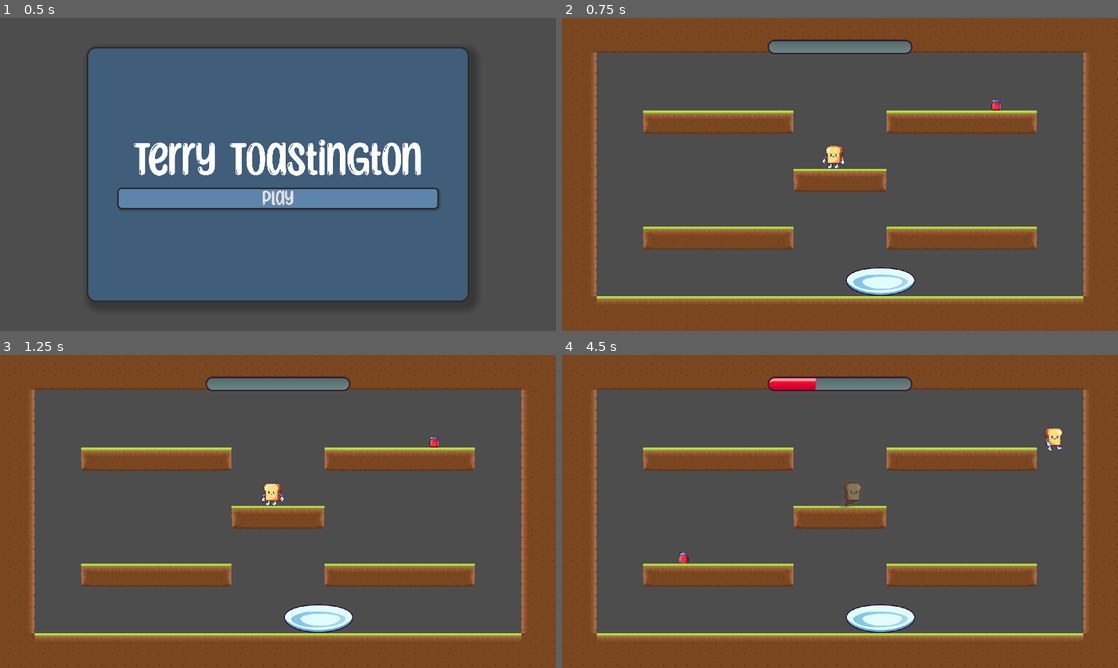
Above: before the commit, frames 1-4 (two rows, left to right).
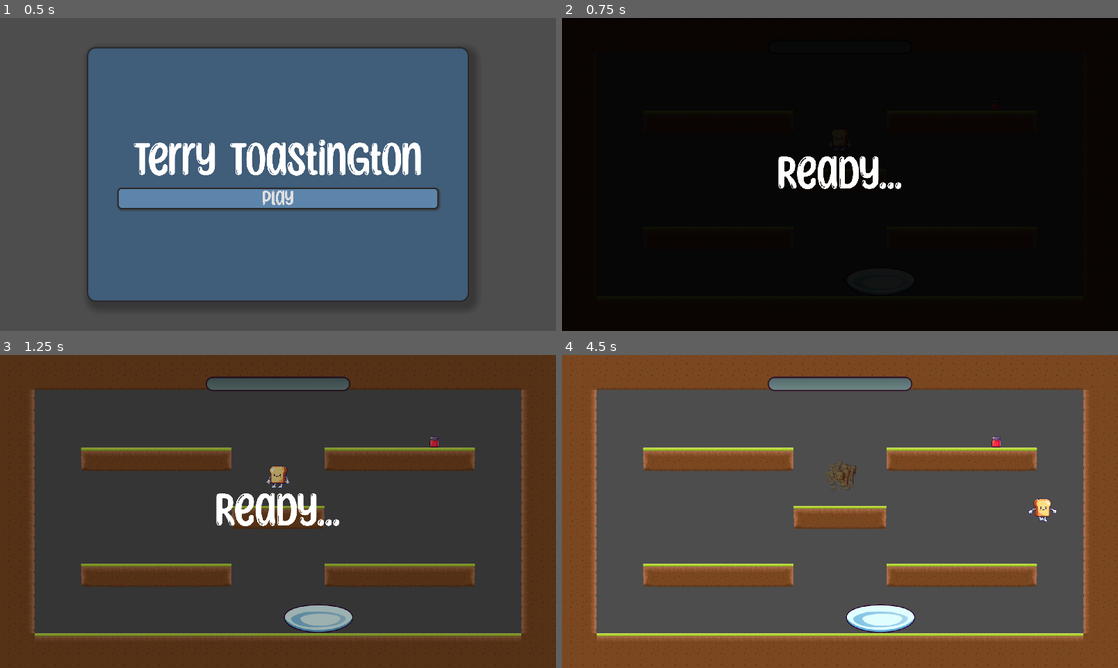
Above: after the commit, the same moments.

Repository: Alliance-of-Numpties/terry-toastington
Game: Godot game, scene res://scenes/home_menu.tscn
Same seed, same stepped clock (60 frames per second), same inputs: the game is played once before the commit and once after it.
Inputs (mouse positions are in pixels of both pictures, inside the frame that each line leads up to):
- Up to frame 1 (0.5 s): no input
- Up to frame 2 (0.75 s): click "Play" at 0.5 s
- Up to frame 3 (1.25 s): no input
- Up to frame 4 (4.5 s): move the mouse to (962, 495) at 1.27 s; press the mouse at (962, 495) at 1.28 s; hold D (right) 1.28-2.78 s; tap Space (jump) at 1.52, 2.27, 3.77 s; move the mouse to (728, 527) at 2.02 s; release the mouse at (728, 527) at 2.03 s; click (728, 527) at 2.1 s; move the mouse to (895, 442) at 2.77 s; press the mouse at (895, 442) at 2.78 s; hold A (left) 2.78-3.53 s; move the mouse to (812, 574) at 3.52 s; release the mouse at (812, 574) at 3.53 s; hold D (right) from 3.53 s (still down); click (812, 574) at 3.6 s; move the mouse to (1006, 558) at 4.27 s; press the mouse at (1006, 558) at 4.28 s

Frame 1 is identical in both runs. In frame 2, 100% of the frame differs, in the area x 0-100%, y 0-100%; in frame 3, 43%; in frame 4, 1.2%.

Commit message:
Add ghoast spawn warnings and level transitions

Diff:
--- a/scenes/emptylevel.tscn
+++ b/scenes/emptylevel.tscn
@@ -16,7 +16,7 @@
 spawn_marker = NodePath("../PlayerSpawnMarker")
 
 [node name="PlayerSpawnMarker" type="Node2D" parent="."]
-position = Vector2(960, 540)
+position = Vector2(960, 420)
 
 [node name="Jam Spawner" type="Node2D" parent="."]
 script = ExtResource("3_m6ya1")
--- a/scenes/ghoast.tscn
+++ b/scenes/ghoast.tscn
@@ -1,10 +1,11 @@
-[gd_scene load_steps=7 format=3 uid="uid://capfidy20shne"]
+[gd_scene load_steps=8 format=3 uid="uid://capfidy20shne"]
 
 [ext_resource type="Script" path="res://scripts/PlayerPathFollow.gd" id="1_era5s"]
 [ext_resource type="Script" path="res://scripts/Ghoast.gd" id="2_vpscq"]
 [ext_resource type="Texture2D" uid="uid://e8cskehwuib0" path="res://toast_parts/toast/Body.PNG" id="3_kpqf8"]
 [ext_resource type="Texture2D" uid="uid://csoik5unhon24" path="res://toast_parts/toast/GhoastTrail.PNG" id="4_m3j7g"]
 [ext_resource type="Texture2D" uid="uid://bqi5gpcbwqb7u" path="res://toast_parts/toast/GhoastEffect.PNG" id="5_c582s"]
+[ext_resource type="AudioStream" uid="uid://bigegy2esydt4" path="res://sounds/411639__inspectorj__pop-low-a-h1.wav" id="6_aui57"]
 
 [sub_resource type="CapsuleShape2D" id="CapsuleShape2D_jwjf7"]
 radius = 28.0
@@ -37,4 +38,8 @@
 [node name="CollisionShape2D" type="CollisionShape2D" parent="Ghoast"]
 shape = SubResource("CapsuleShape2D_jwjf7")
 
+[node name="AudioStreamPlayer2D" type="AudioStreamPlayer2D" parent="."]
+stream = ExtResource("6_aui57")
+autoplay = true
+
 [connection signal="body_entered" from="Ghoast" to="Ghoast" method="_on_body_entered"]
--- a/scenes/level.gd
+++ b/scenes/level.gd
@@ -3,6 +3,7 @@
 class_name Level
 
 signal level_complete
+signal restart_level
 
 @export var target_jam_points = 3
 
@@ -13,4 +14,4 @@
 
 
 func _on_player_death():
-	get_parent().reload_current_scene()
+	restart_level.emit()
--- a/scenes/main.gd
+++ b/scenes/main.gd
@@ -9,6 +9,8 @@
 @export var home_menu_scene: PackedScene
 @export var game_complete_scene: PackedScene
 
+@onready var animation_player = $AnimationPlayer
+
 
 func _ready():
 	start_level()
@@ -16,10 +18,14 @@
 func start_level():
 	current_level_node = scenes[current_scene_index].instantiate() as Level
 	current_level_node.level_complete.connect(_on_level_complete)
+	current_level_node.restart_level.connect(_on_level_restart)
 	add_child(current_level_node)
 	# Ensure the pause menu remains on top
 	remove_child(pause_menu)
 	add_child(pause_menu)
+	get_tree().paused = true
+	animation_player.play("Start")
+
 
 func reload_current_scene():
 	remove_child(current_level_node)
@@ -51,3 +57,13 @@
 		on_game_complete()
 	else:
 		reload_current_scene()
+
+func _on_go():
+	get_tree().paused = false
+
+func _on_level_restart():
+	get_tree().paused = true
+	animation_player.play("End")
+
+func _on_end():
+	reload_current_scene()
--- a/scenes/main.tscn
+++ b/scenes/main.tscn
@@ -8,6 +8,138 @@
 [ext_resource type="PackedScene" uid="uid://c23kapshohonk" path="res://scenes/levels/level3.tscn" id="4_7t6vw"]
 [ext_resource type="PackedScene" uid="uid://45l8haq63h48" path="res://scenes/game_complete.tscn" id="4_n0ksl"]
 [ext_resource type="PackedScene" uid="uid://bskr03k7bgleo" path="res://scenes/pause_menu.tscn" id="5_w54vl"]
+[ext_resource type="Theme" uid="uid://dq20watocg4r0" path="res://uitheme.tres" id="6_i35e2"]
+
+[sub_resource type="StyleBoxFlat" id="StyleBoxFlat_pjwd2"]
+bg_color = Color(0, 0, 0, 1)
+
+[sub_resource type="Animation" id="Animation_tdcr5"]
+resource_name = "Start"
+length = 1.5
+tracks/0/type = "bezier"
+tracks/0/imported = false
+tracks/0/enabled = true
+tracks/0/path = NodePath("ReadyScreen/Panel:modulate:a")
+tracks/0/interp = 1
+tracks/0/loop_wrap = true
+tracks/0/keys = {
+"handle_modes": PackedInt32Array(0, 0),
+"points": PackedFloat32Array(1, -0.25, 0, 0.25, 0, 0, -0.25, 0, 0.25, 0),
+"times": PackedFloat32Array(0, 1)
+}
+tracks/1/type = "value"
+tracks/1/imported = false
+tracks/1/enabled = true
+tracks/1/path = NodePath("ReadyScreen/HBoxContainer/ReadyText:text")
+tracks/1/interp = 1
+tracks/1/loop_wrap = true
+tracks/1/keys = {
+"times": PackedFloat32Array(0, 1),
+"transitions": PackedFloat32Array(1, 1),
+"update": 1,
+"values": ["Ready...
+", "GO!
+"]
+}
+tracks/2/type = "bezier"
+tracks/2/imported = false
+tracks/2/enabled = true
+tracks/2/path = NodePath("ReadyScreen/HBoxContainer/ReadyText:modulate:a")
+tracks/2/interp = 1
+tracks/2/loop_wrap = true
+tracks/2/keys = {
+"handle_modes": PackedInt32Array(0, 0, 0),
+"points": PackedFloat32Array(1, -0.25, 0, 0.25, 0, 1, -0.25, 0, 0.25, 0, 2.08165e-12, -0.25, 0, 0.25, 0),
+"times": PackedFloat32Array(0, 1, 1.5)
+}
+tracks/3/type = "method"
+tracks/3/imported = false
+tracks/3/enabled = true
+tracks/3/path = NodePath(".")
+tracks/3/interp = 1
+tracks/3/loop_wrap = true
+tracks/3/keys = {
+"times": PackedFloat32Array(1),
+"transitions": PackedFloat32Array(1),
+"values": [{
+"args": [],
+"method": &"_on_go"
+}]
+}
+
+[sub_resource type="Animation" id="Animation_ehrel"]
+length = 0.001
+tracks/0/type = "bezier"
+tracks/0/imported = false
+tracks/0/enabled = true
+tracks/0/path = NodePath("ReadyScreen/Panel:modulate:a")
+tracks/0/interp = 1
+tracks/0/loop_wrap = true
+tracks/0/keys = {
+"handle_modes": PackedInt32Array(0),
+"points": PackedFloat32Array(1, -0.25, 0, 0.25, 0),
+"times": PackedFloat32Array(0)
+}
+tracks/1/type = "value"
+tracks/1/imported = false
+tracks/1/enabled = true
+tracks/1/path = NodePath("ReadyScreen/HBoxContainer/ReadyText:text")
+tracks/1/interp = 1
+tracks/1/loop_wrap = true
+tracks/1/keys = {
+"times": PackedFloat32Array(0),
+"transitions": PackedFloat32Array(1),
+"update": 1,
+"values": ["Ready...
+"]
+}
+tracks/2/type = "bezier"
+tracks/2/imported = false
+tracks/2/enabled = true
+tracks/2/path = NodePath("ReadyScreen/HBoxContainer/ReadyText:modulate:a")
+tracks/2/interp = 1
+tracks/2/loop_wrap = true
+tracks/2/keys = {
+"handle_modes": PackedInt32Array(0),
+"points": PackedFloat32Array(1, -0.25, 0, 0.25, 0),
+"times": PackedFloat32Array(0)
+}
+
+[sub_resource type="Animation" id="Animation_083y5"]
+resource_name = "End"
+length = 0.8
+tracks/0/type = "bezier"
+tracks/0/imported = false
+tracks/0/enabled = true
+tracks/0/path = NodePath("ReadyScreen/Panel:modulate:a")
+tracks/0/interp = 1
+tracks/0/loop_wrap = true
+tracks/0/keys = {
+"handle_modes": PackedInt32Array(0, 0),
+"points": PackedFloat32Array(0, -0.25, 0, 0.25, 0, 1, -0.25, 0, 0.25, 0),
+"times": PackedFloat32Array(0, 0.8)
+}
+tracks/1/type = "method"
+tracks/1/imported = false
+tracks/1/enabled = true
+tracks/1/path = NodePath(".")
+tracks/1/interp = 1
+tracks/1/loop_wrap = true
+tracks/1/keys = {
+"times": PackedFloat32Array(0.8),
+"transitions": PackedFloat32Array(1),
+"values": [{
+"args": [],
+"method": &"_on_end"
+}]
+}
+
+[sub_resource type="AnimationLibrary" id="AnimationLibrary_becjn"]
+_data = {
+"End": SubResource("Animation_083y5"),
+"RESET": SubResource("Animation_ehrel"),
+"Start": SubResource("Animation_tdcr5")
+}
 
 [node name="Main" type="Node"]
 script = ExtResource("1_eweg8")
@@ -16,9 +148,50 @@
 game_complete_scene = ExtResource("4_n0ksl")
 
 [node name="Music" parent="." instance=ExtResource("2_vim5l")]
+process_mode = 3
 
 [node name="PauseMenu" parent="." instance=ExtResource("5_w54vl")]
 visible = false
 
+[node name="ReadyScreen" type="Control" parent="."]
+process_mode = 3
+z_index = 200
+layout_mode = 3
+anchors_preset = 15
+anchor_right = 1.0
+anchor_bottom = 1.0
+grow_horizontal = 2
+grow_vertical = 2
+theme = ExtResource("6_i35e2")
+
+[node name="Panel" type="Panel" parent="ReadyScreen"]
+layout_mode = 1
+anchors_preset = 15
+anchor_right = 1.0
+anchor_bottom = 1.0
+grow_horizontal = 2
+grow_vertical = 2
+theme_override_styles/panel = SubResource("StyleBoxFlat_pjwd2")
+
+[node name="HBoxContainer" type="HBoxContainer" parent="ReadyScreen"]
+layout_mode = 2
+offset_left = 5.0
+offset_top = 5.0
+offset_right = 1915.0
+offset_bottom = 1075.0
+alignment = 1
+
+[node name="ReadyText" type="Label" parent="ReadyScreen/HBoxContainer"]
+layout_mode = 2
+theme_type_variation = &"HeaderLarge"
+text = "Ready...
+"
+
+[node name="AnimationPlayer" type="AnimationPlayer" parent="."]
+process_mode = 3
+libraries = {
+"": SubResource("AnimationLibrary_becjn")
+}
+
 [connection signal="quit" from="PauseMenu" to="." method="exit_to_menu"]
 [connection signal="resume" from="PauseMenu" to="." method="resume_game"]
--- a/scenes/player_path_tracker.tscn
+++ b/scenes/player_path_tracker.tscn
@@ -1,12 +1,8 @@
-[gd_scene load_steps=4 format=3 uid="uid://dppks3v5rdp7x"]
+[gd_scene load_steps=3 format=3 uid="uid://dppks3v5rdp7x"]
 
 [ext_resource type="Script" path="res://scripts/PlayerPath.gd" id="1_yj0y7"]
-[ext_resource type="PackedScene" uid="uid://capfidy20shne" path="res://scenes/ghoast.tscn" id="2_uer45"]
-[ext_resource type="AudioStream" uid="uid://bigegy2esydt4" path="res://sounds/411639__inspectorj__pop-low-a-h1.wav" id="3_mv1kb"]
+[ext_resource type="PackedScene" uid="uid://ceejbyd31d7re" path="res://scenes/pre_ghoast_spawn.tscn" id="2_v4wrv"]
 
 [node name="PlayerPath" type="Node2D"]
 script = ExtResource("1_yj0y7")
-ghoast_scene = ExtResource("2_uer45")
-
-[node name="AudioStreamPlayer2D" type="AudioStreamPlayer2D" parent="."]
-stream = ExtResource("3_mv1kb")
+ghoast_scene = ExtResource("2_v4wrv")
--- /dev/null
+++ b/scenes/pre_ghoast_spawn.tscn
@@ -0,0 +1,26 @@
+[gd_scene load_steps=5 format=3 uid="uid://ceejbyd31d7re"]
+
+[ext_resource type="Texture2D" uid="uid://e8cskehwuib0" path="res://toast_parts/toast/Body.PNG" id="1_1ho0x"]
+[ext_resource type="Script" path="res://scripts/pre_ghoast_spawn.gd" id="1_mrru2"]
+[ext_resource type="PackedScene" uid="uid://capfidy20shne" path="res://scenes/ghoast.tscn" id="2_s28kq"]
+[ext_resource type="AudioStream" uid="uid://bigegy2esydt4" path="res://sounds/411639__inspectorj__pop-low-a-h1.wav" id="4_48ae7"]
+
+[node name="PreGhoastSpawn" type="Node2D"]
+script = ExtResource("1_mrru2")
+ghoast_scene = ExtResource("2_s28kq")
+
+[node name="CPUParticles2D" type="CPUParticles2D" parent="."]
+z_index = 50
+position = Vector2(2.08165e-12, 2.08165e-12)
+amount = 100
+texture = ExtResource("1_1ho0x")
+spread = 180.0
+gravity = Vector2(2.08165e-12, 2.08165e-12)
+initial_velocity_min = 50.0
+initial_velocity_max = 60.0
+scale_amount_min = 0.01
+scale_amount_max = 0.05
+color = Color(0.431373, 0.431373, 0.431373, 0.403922)
+
+[node name="AudioStreamPlayer2D" type="AudioStreamPlayer2D" parent="."]
+stream = ExtResource("4_48ae7")
--- a/scripts/PlayerPath.gd
+++ b/scripts/PlayerPath.gd
@@ -41,9 +41,7 @@
 
 @onready var recording: Recording = Recording.new([TimedPoint.new(0.0, player.position, player.model.scale.x)])
 var timer: Timer
-@export var spawn_time: float = 3.0
-
-@onready var audio_stream_player: AudioStreamPlayer2D = $AudioStreamPlayer2D
+@export var spawn_time: float = 2.0
 
 func _ready():
 	timer = Timer.new()
@@ -58,10 +56,9 @@
 		recording.points.append(new_point)
 
 func spawn_child():
-	var child = ghoast_scene.instantiate() as PlayerPathFollow
+	var child = ghoast_scene.instantiate()
 	child.recording = recording
 	add_child(child)
-	audio_stream_player.play()
 
 func _on_timeout():
 	spawn_child()
--- /dev/null
+++ b/scripts/pre_ghoast_spawn.gd
@@ -0,0 +1,15 @@
+extends Node2D
+
+@export var ghoast_scene: PackedScene
+
+var recording = null
+
+func _ready():
+	get_tree().create_timer(1.0).timeout.connect(_on_timeout)
+	global_position = recording.points[0].position
+
+func _on_timeout():
+	var ghoast = ghoast_scene.instantiate()
+	ghoast.recording = recording
+	add_sibling(ghoast)
+	queue_free()
Not shown: 1 places in scenes/emptylevel.tscn that only renumber resources
Not shown: 1 places in scenes/main.tscn that only renumber resources
